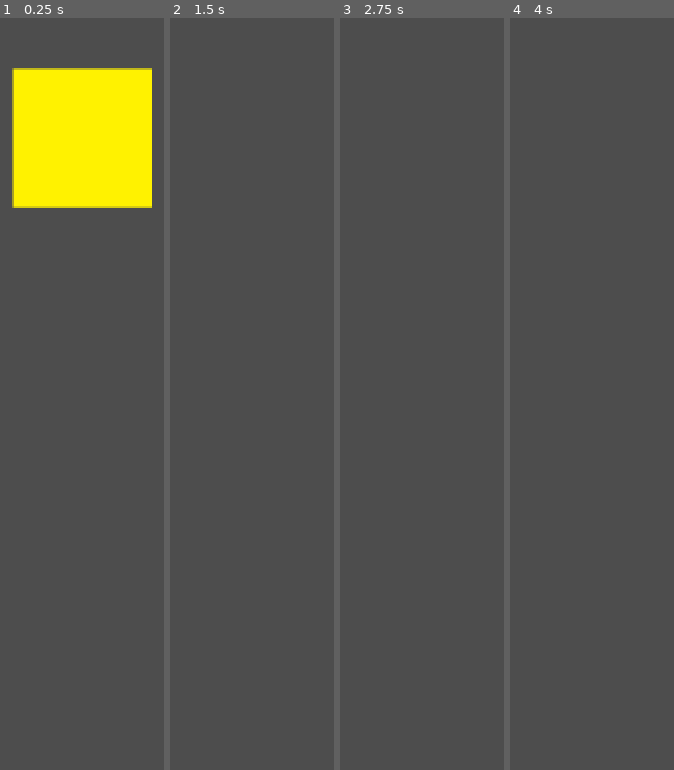
Above: before the commit, frames 1-4 (left to right).
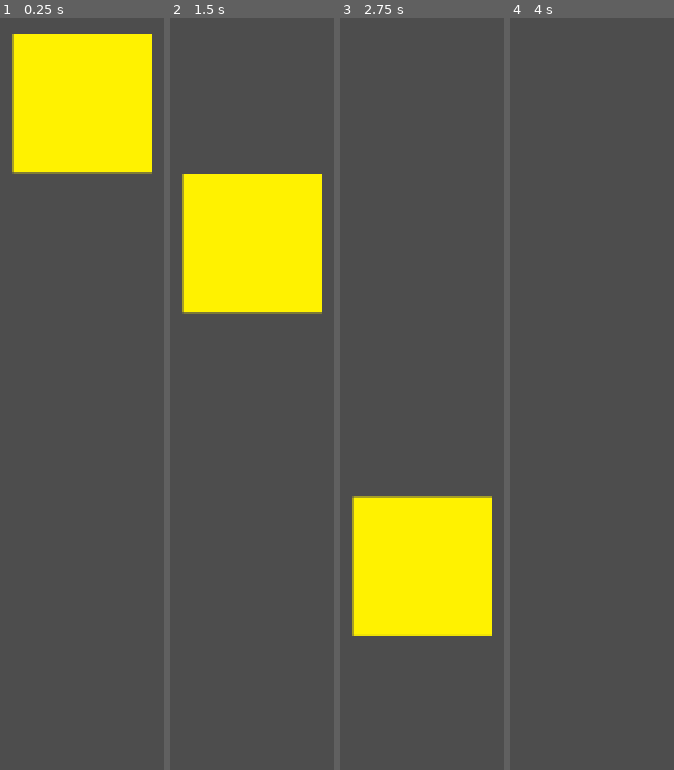
Above: after the commit, the same moments.

Repository: bsu-cs315/E1.1-Hovell
Game: Godot game, scene res://level.tscn
The game is run twice, just before and just after one commit, with the same random seed, the same clock (stepped at 60 frames per second) and the same inputs. The project has no main scene, so this scene is started directly.
Inputs:
- Up to frame 1 (0.25 s): no input
- Up to frame 2 (1.5 s): no input
- Up to frame 3 (2.75 s): no input
- Up to frame 4 (4 s): no input

The runs differ from the first frame. In frame 1, 8.2% of the frame differs, in the area x 7-93%, y 2-26%; in frame 2, 16%; in frame 3, 16%, in the area x 7-93%, y 63-83%; in frame 4, nothing differs.

Commit message:
Add impulse input to shooter object

Diff:
--- a/project.godot
+++ b/project.godot
@@ -13,3 +13,11 @@
 config/name="PhysicsGame"
 config/features=PackedStringArray("4.3", "Forward Plus")
 config/icon="res://icon.svg"
+
+[input]
+
+launch={
+"deadzone": 0.5,
+"events": [Object(InputEventKey,"resource_local_to_scene":false,"resource_name":"","device":-1,"window_id":0,"alt_pressed":false,"shift_pressed":false,"ctrl_pressed":false,"meta_pressed":false,"pressed":false,"keycode":0,"physical_keycode":4194321,"key_label":0,"unicode":0,"location":0,"echo":false,"script":null)
+]
+}
--- a/shooter.tscn
+++ b/shooter.tscn
@@ -1,10 +1,14 @@
-[gd_scene load_steps=3 format=3 uid="uid://b1i0kthdkt1vn"]
+[gd_scene load_steps=4 format=3 uid="uid://b1i0kthdkt1vn"]
 
+[ext_resource type="Script" path="res://shooter.gd" id="1_dcmwa"]
 [ext_resource type="Texture2D" uid="uid://cd0rp6hkn54v4" path="res://shooter.png" id="1_yvh8s"]
 
 [sub_resource type="RectangleShape2D" id="RectangleShape2D_exbvm"]
 
 [node name="Shooter" type="RigidBody2D"]
+mass = 0.1
+gravity_scale = 0.1
+script = ExtResource("1_dcmwa")
 
 [node name="CollisionShape2D" type="CollisionShape2D" parent="."]
 shape = SubResource("RectangleShape2D_exbvm")
Not shown, removed: .gitignore
